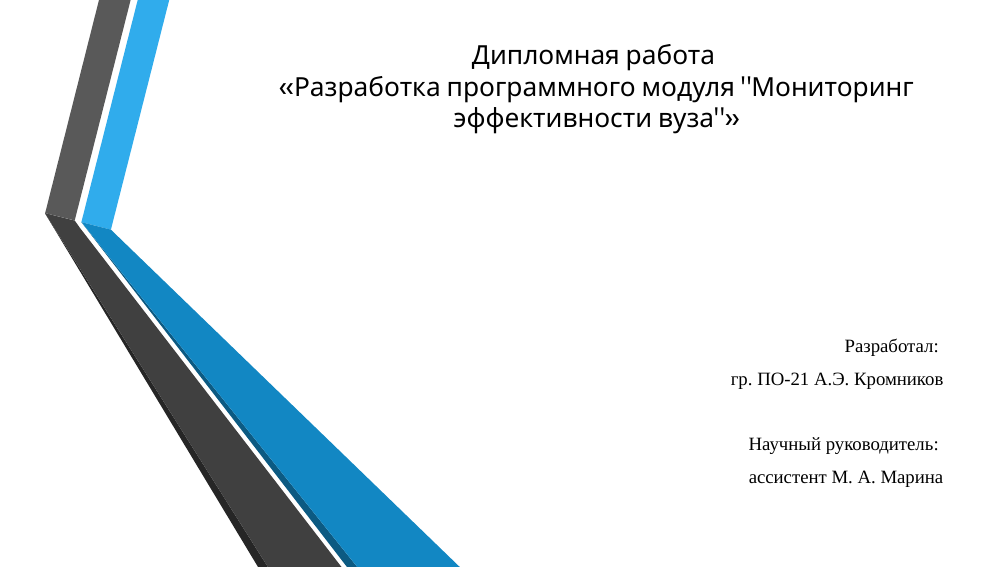
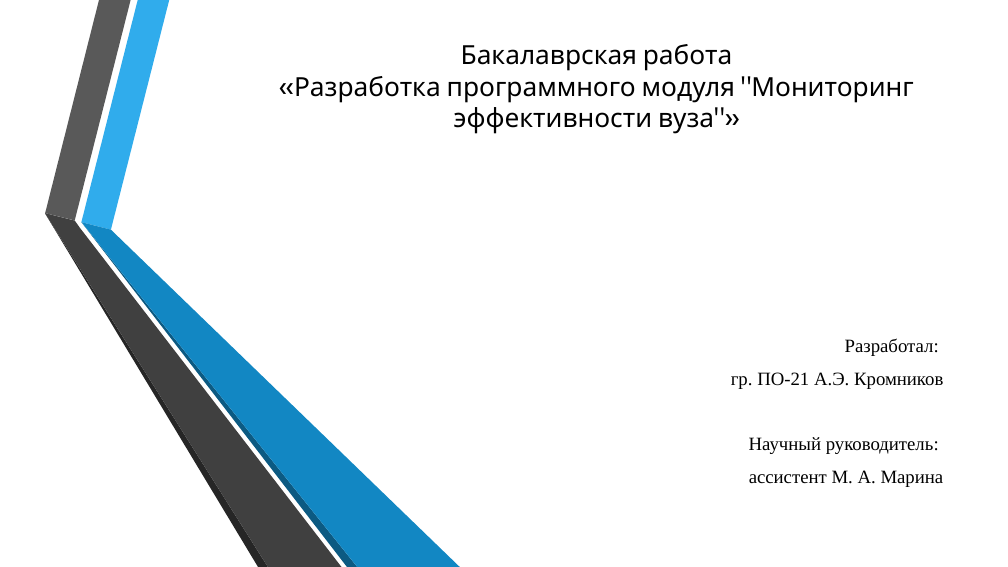
Before and after one commit to Kromnikov/diploma, a slide deck: slide 1 of Диплом/Диплом-Презентация.pptx. Drawn at 1008x567 pixels with LibreOffice and Linux fonts; fonts in the diff are those of the drawing; background and template pictures are left out. Boxes give left, top, right and bottom in pixels: in the first picture for what was removed or moved away, otherwise in the second. Text is boxed around its words. In the diff, an @@ line names an element or a change of style, - is before the commit and + after.

```diff
--- a/Диплом/Диплом-Презентация.pptx
+++ b/Диплом/Диплом-Презентация.pptx
@@ title at [294, 44, 913, 134]: text changed @@
-Дипломная работа
-«Разработка программного модуля "Мониторинг
-эффективности вуза"»
+Бакалаврская работа
+«Разработка программного модуля "Мониторинг
+эффективности вуза"»
```
Also in this commit, not shown: 1 other slide changed, 4 other files.
